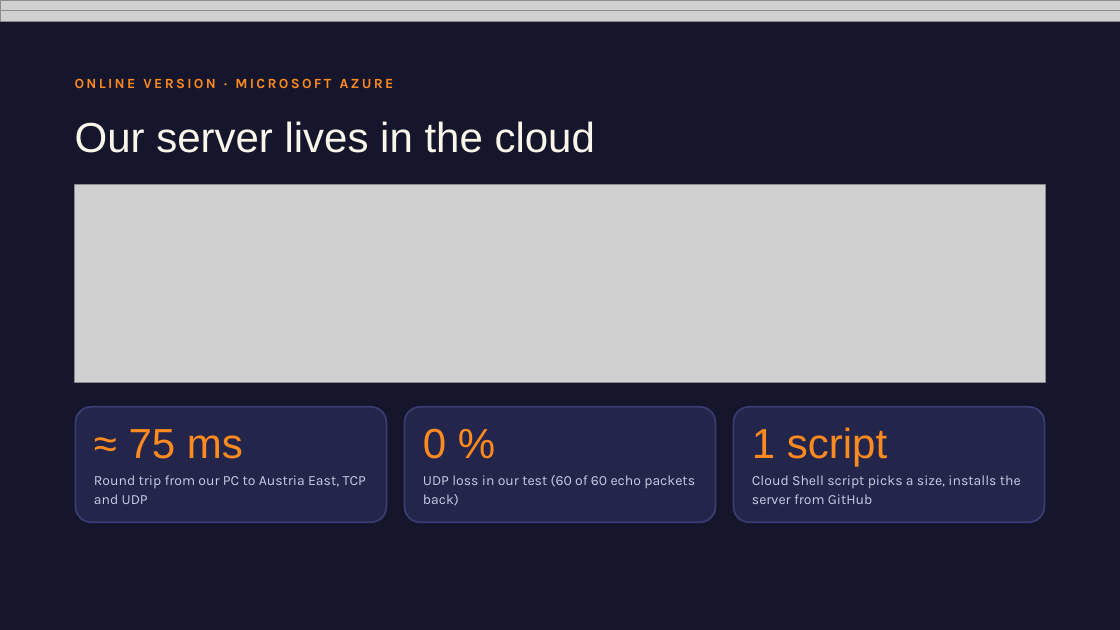
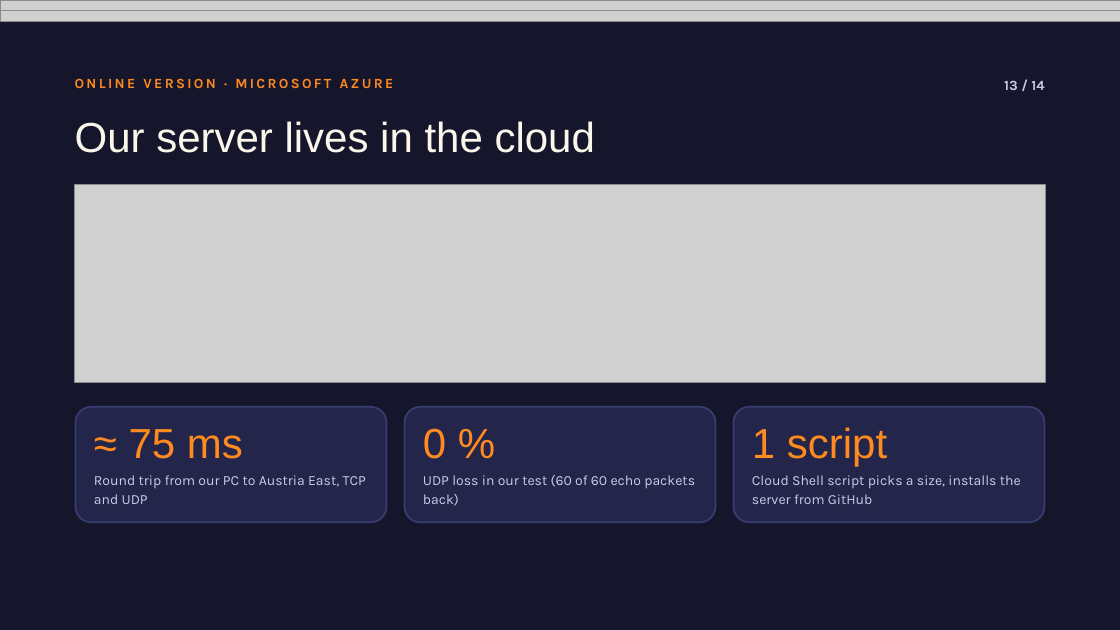
Before and after one commit to BachaBey/Racing-Karts, a slide deck: slide 13 of docs/Turbo Kart Arena – Project 2 (animated).pptx. Drawn at 1120x630 pixels with LibreOffice and Linux fonts; fonts in the diff are those of the drawing; grey boxes stand for pictures. Boxes give left, top, right and bottom in pixels: in the first picture for what was removed or moved away, otherwise in the second. Text is boxed around its words. In the diff, an @@ line names an element or a change of style, - is before the commit and + after.

```diff
--- a/docs/Turbo Kart Arena – Project 2 (animated).pptx
+++ b/docs/Turbo Kart Arena – Project 2 (animated).pptx
@@ page number added at (x1=1004, y1=80, x2=1044, y2=90), 12 pt, text #C9CCE6, bold @@
+13 / 14
```
Also in this commit, not shown: 12 other slides changed.
